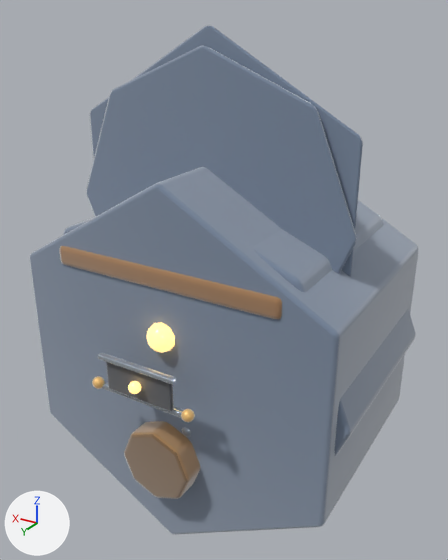
Before and after pictures for a commit that changed the glTF model public/assets/models/buildings/crossbow_tower.glb.
One viewpoint serves both versions: a 50 mm lens placed at (-2.31, 3.9, 3.2), pointed at (0.02, 0.02, 1.25). The lights are fixed; the arrows at lower left show +X, +Y and +Z. The picture after the commit comes second. Where no turn or scale is listed for an object, it has been applied to the vertices.

Objects in the first picture: 'LOD1_PROXY_base', 'LOD1_PROXY_cap', 'LOD2_PROXY_base', 'LOD2_PROXY_cap', 'deck', 'identityLamp', 'plinth', 'servicePanelInset', 'servicePanelTrim' and 5 more.
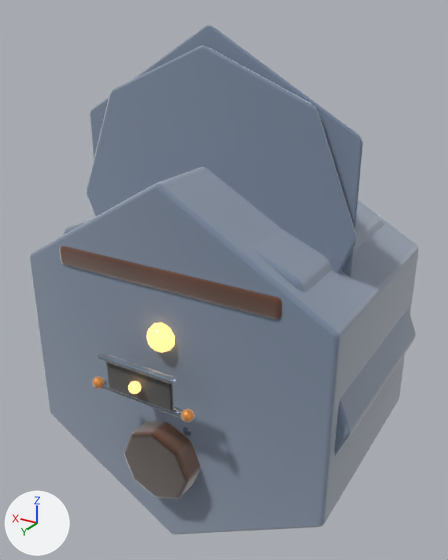
What differs and where, as boxes [x1, y1, x2, y2] in the pictures (448 x 560 px):
'deck', surface changed (darker): [59, 246, 282, 319] in both
'plinth', surface changed (darker): [124, 421, 200, 499] in both

What changed in the scene script:
```text
Add img_art_paint_mat_crossbow_tower_stone:
    img_art_paint_mat_crossbow_tower_stone = load_image('ART_PAINT_MAT_crossbow_tower_stone', '_unpacked/ART_PAINT_MAT_crossbow_tower_stone', 32, 32, 'sRGB')
Add img_art_paint_mat_crossbow_tower_wood:
    img_art_paint_mat_crossbow_tower_wood = load_image('ART_PAINT_MAT_crossbow_tower_wood', '_unpacked/ART_PAINT_MAT_crossbow_tower_wood', 32, 32, 'sRGB')
Add img_art_paint_mat_crossbow_tower_stonedark:
    img_art_paint_mat_crossbow_tower_stonedark = load_image('ART_PAINT_MAT_crossbow_tower_stoneDark', '_unpacked/ART_PAINT_MAT_crossbow_tower_stoneDark', 32, 32, 'sRGB')
Change mat_mat_crossbow_tower_stonedark:
    where n2 = _N.new('ShaderNodeMix'); n2.name = 'Mix'
    remove n2.inputs[7].default_value = (0.209, 0.116, 0.0464, 1.0)  # 'B', brown #7e603d
    add n4 = _N.new('ShaderNodeTexImage'); n4.name = 'Image Texture'
    add n4.image = img_art_paint_mat_crossbow_tower_stonedark
    where n3 = _N.new('ShaderNodeVertexColor'); n3.name = 'Color Attribute'
    remove _L.new(n3.outputs[0], n2.inputs[6])  # 'Color' to 'A'
    add _L.new(n3.outputs[0], n2.inputs[7])  # 'Color' to 'B'
    add _L.new(n4.outputs[0], n2.inputs[6])  # 'Color' to 'A'
Change mat_mat_crossbow_tower_wood:
    where n2 = _N.new('ShaderNodeMix'); n2.name = 'Mix'
    remove n2.inputs[7].default_value = (0.36, 0.19, 0.08, 1.0)  # 'B', brown #a27950
    add n4 = _N.new('ShaderNodeTexImage'); n4.name = 'Image Texture'
    add n4.image = img_art_paint_mat_crossbow_tower_wood
    where n3 = _N.new('ShaderNodeVertexColor'); n3.name = 'Color Attribute'
    remove _L.new(n3.outputs[0], n2.inputs[6])  # 'Color' to 'A'
    add _L.new(n3.outputs[0], n2.inputs[7])  # 'Color' to 'B'
    add _L.new(n4.outputs[0], n2.inputs[6])  # 'Color' to 'A'
Change mat_mat_crossbow_tower_stone:
    where n2 = _N.new('ShaderNodeMix'); n2.name = 'Mix'
    remove n2.inputs[7].default_value = (0.36, 0.2, 0.08, 1.0)  # 'B', brown #a27c50
    add n4 = _N.new('ShaderNodeTexImage'); n4.name = 'Image Texture'
    add n4.image = img_art_paint_mat_crossbow_tower_stone
    where n3 = _N.new('ShaderNodeVertexColor'); n3.name = 'Color Attribute'
    remove _L.new(n3.outputs[0], n2.inputs[6])  # 'Color' to 'A'
    add _L.new(n3.outputs[0], n2.inputs[7])  # 'Color' to 'B'
    add _L.new(n4.outputs[0], n2.inputs[6])  # 'Color' to 'A'
```
